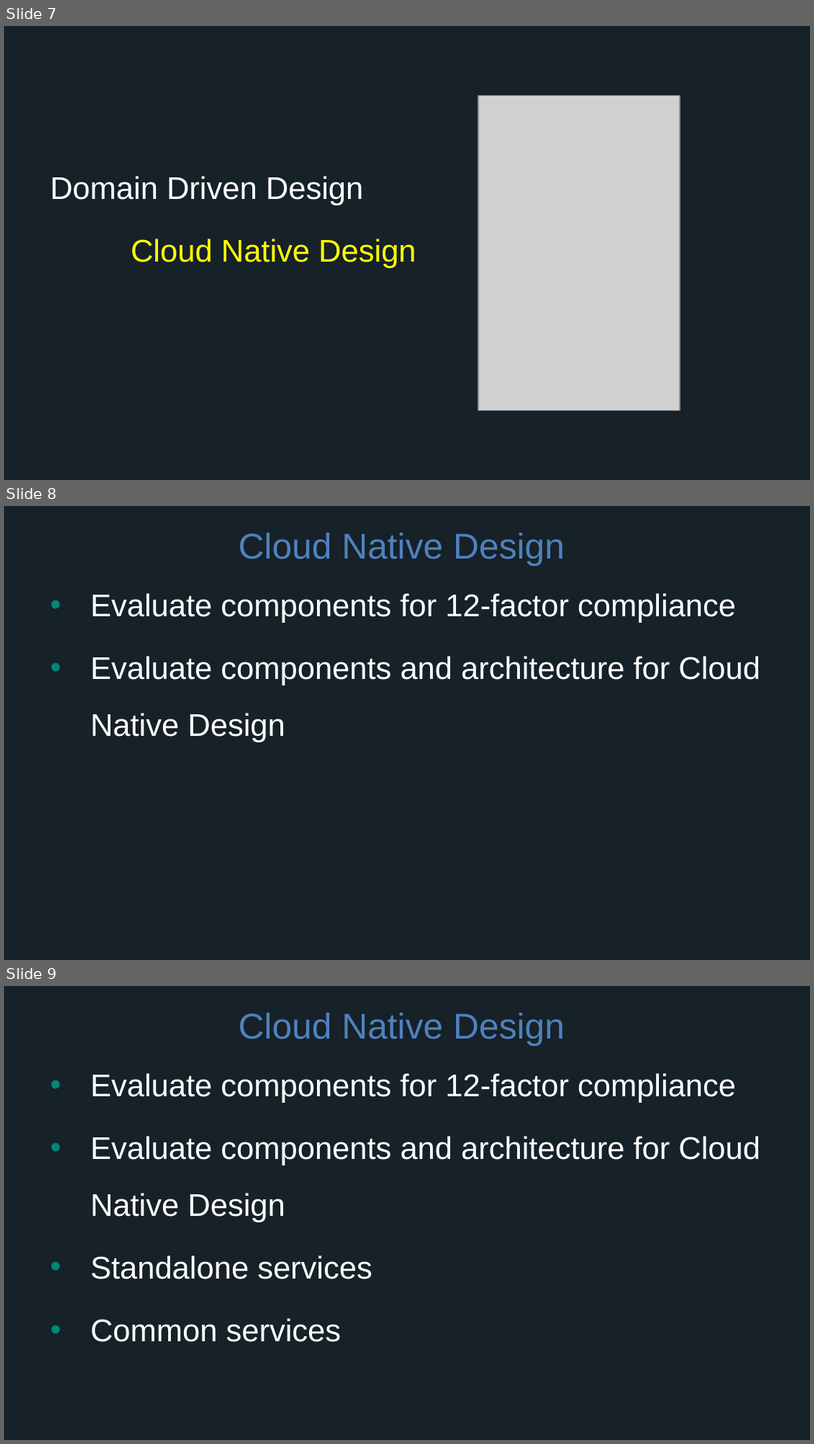
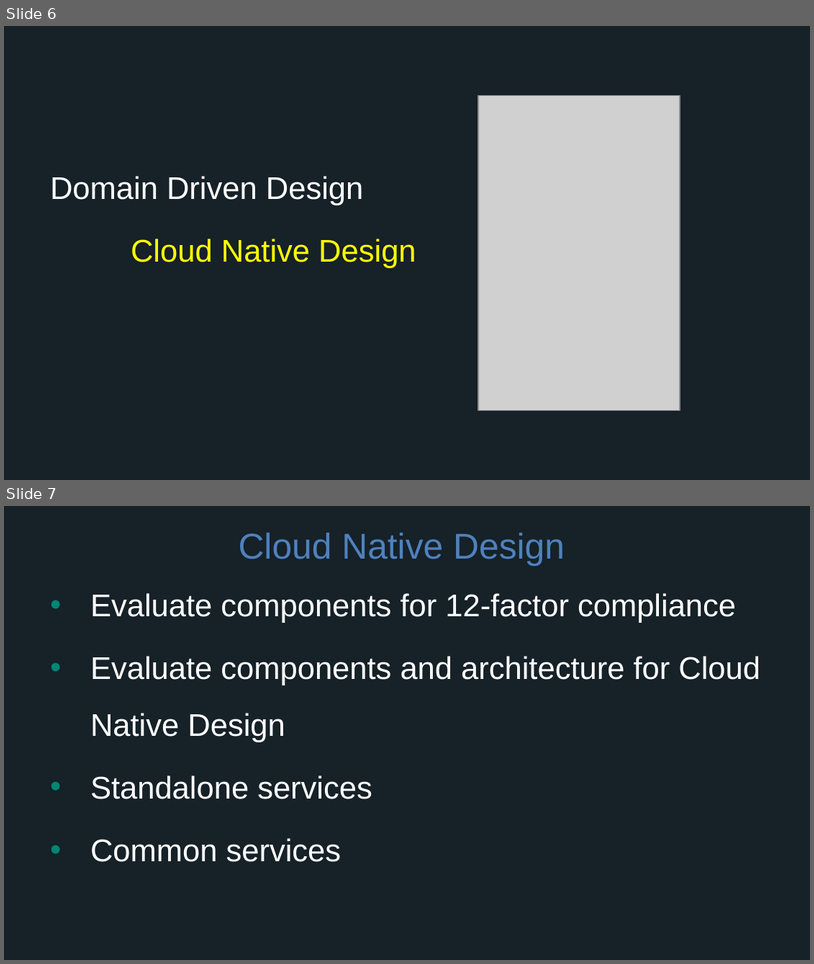
Before and after one commit to vrusso-kong/CN-Workshop, a slide deck: presentations/Session_1_Alt_Getting_Started_With_Microservices.pptx. Shown one above the other, each under a label of ours: slides 7, 8 and 9 before the commit, slides 6 and 7 after it. The pictures are 814x1444 and 814x964 pixels, drawn with LibreOffice and Linux fonts; fonts in the diff are those of the drawing; grey boxes stand for pictures; background and template pictures are left out. Boxes give left, top, right and bottom in pixels: in the first picture for what was removed or moved away, otherwise in the second. Text is boxed around its words. In the diff, an @@ line names an element or a change of style, - is before the commit and + after.

Commit message:
Updated slides

```diff
--- a/presentations/Session_1_Alt_Getting_Started_With_Microservices.pptx
+++ b/presentations/Session_1_Alt_Getting_Started_With_Microservices.pptx
@@ slide 8 removed at box(4, 506, 810, 960), background #162128 @@
@@ title removed at box(239, 533, 565, 566) @@
-Cloud Native Design
@@ text removed at box(90, 593, 761, 742) @@
-• Evaluate components for 12-factor compliance
-• Evaluate components and architecture for Cloud Native Design
@@ what was slide 7 is now slide 6 @@
@@ what was slide 9 is now slide 7 @@
```
Also in this commit, not shown: 1 other slide removed.
